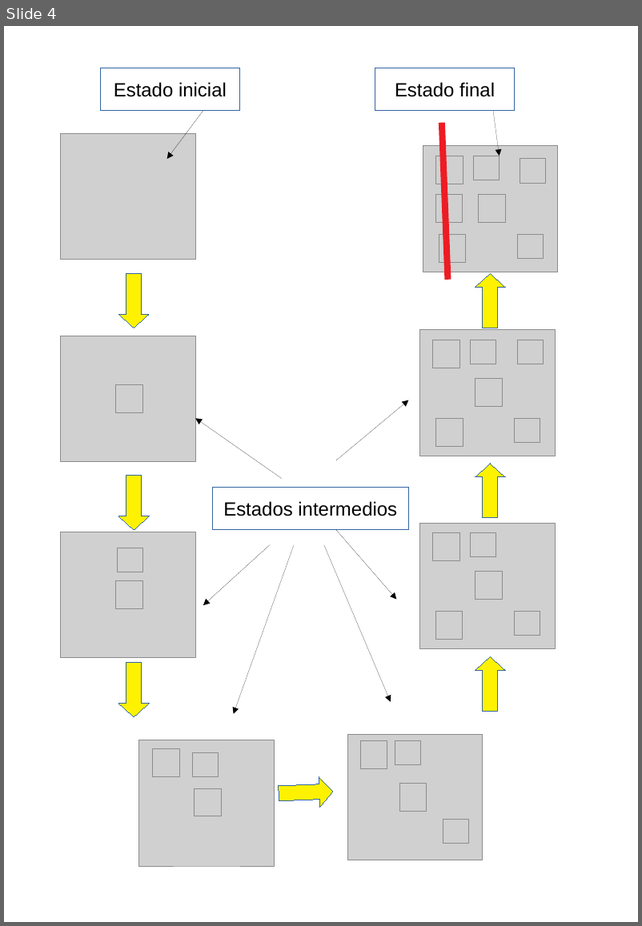
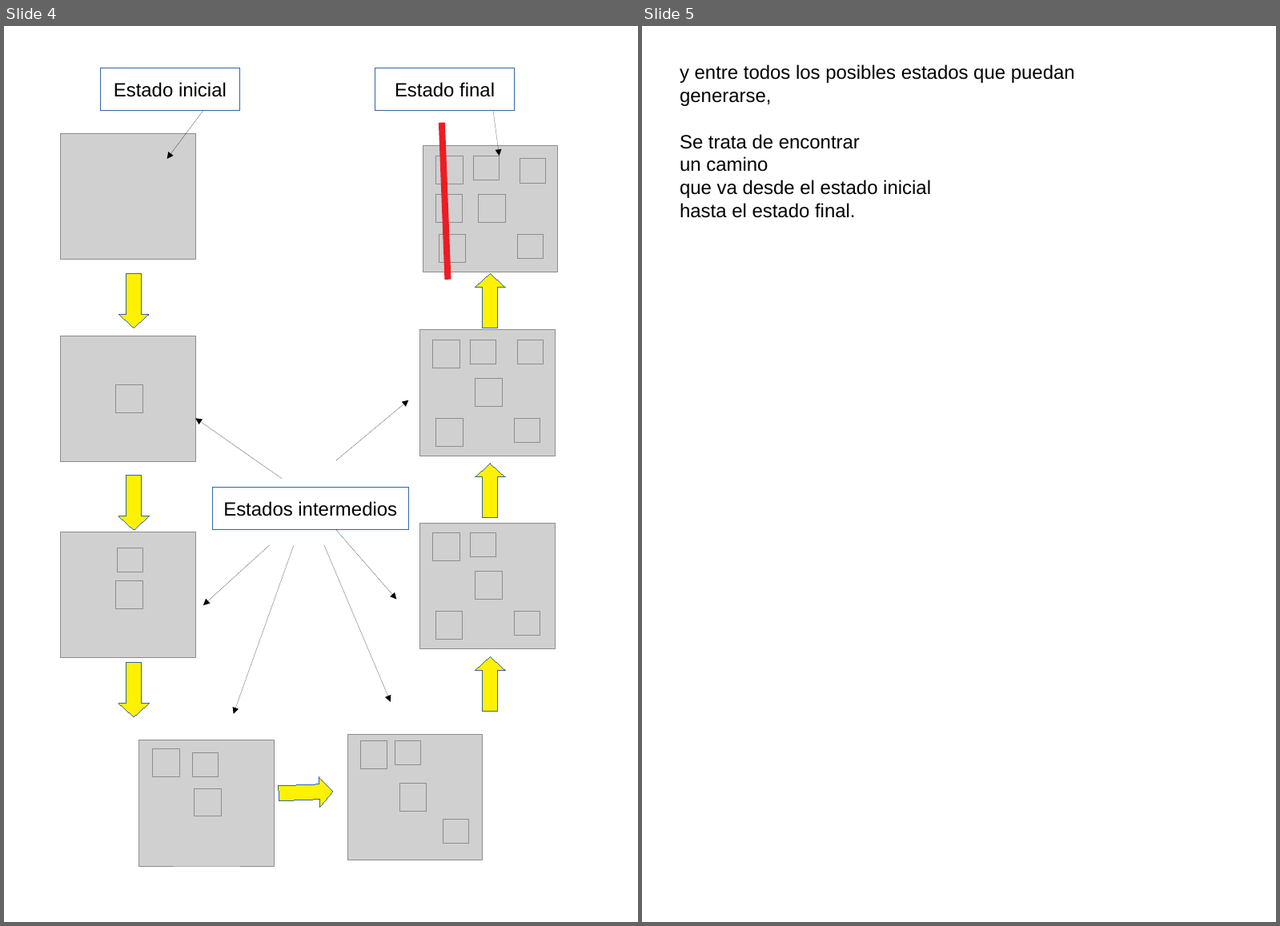
Before and after one commit to fabhrius/La-Cosa, a slide deck: capitulos/Estados de un proceso/Estados de un proceso.odp. Shown side by side, each under a label of ours: slide 4 before the commit, slides 4 and 5 after it. The pictures are 642x926 and 1280x926 pixels, drawn with LibreOffice and Linux fonts; fonts in the diff are those of the drawing; grey boxes stand for pictures. Boxes give left, top, right and bottom in pixels: in the first picture for what was removed or moved away, otherwise in the second. Text is boxed around its words. In the diff, an @@ line names an element or a change of style, - is before the commit and + after.

```diff
--- a/capitulos/Estados de un proceso/Estados de un proceso.odp
+++ b/capitulos/Estados de un proceso/Estados de un proceso.odp
@@ slide 5 added at (642, 26, 1276, 922), background #FFFFFF @@
@@ text added at (680, 64, 1075, 218), 18 pt, text #000000 @@
+y entre todos los posibles estados que puedan generarse,
+Se trata de encontrar
+un camino
+que va desde el estado inicial
+hasta el estado final.
```
Also in this commit, not shown: 1 slide changed, 1 slide removed, 5 other files.
